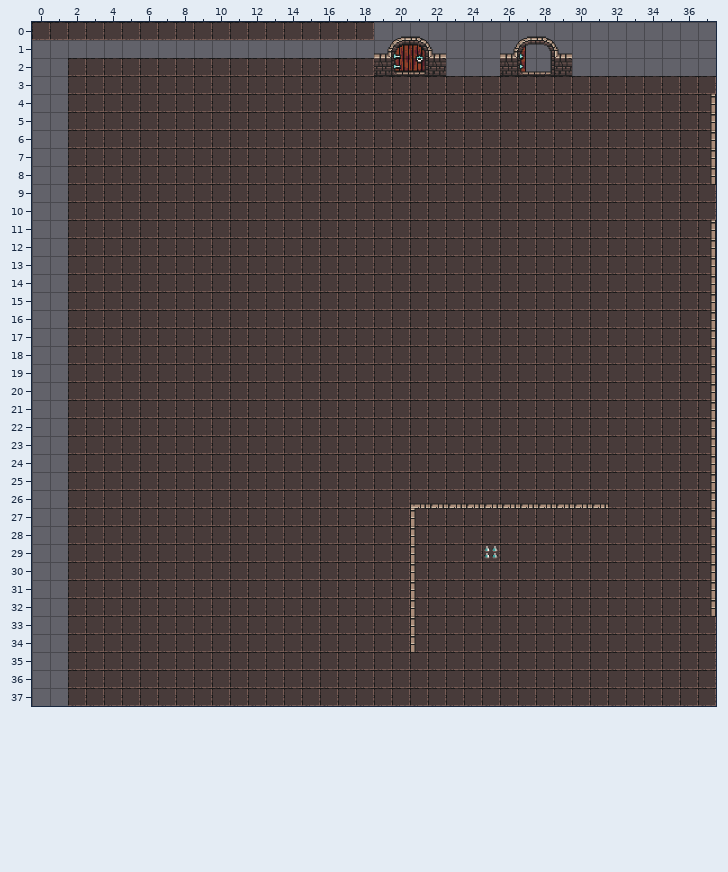
An edit to a level. Tiled map, src/main/resources/assets/levels/tmx/testRoom.tmx. The first picture shows the starting point.
Cells are 32x32 px. Shown: x 0..37, y 0..37.
The same view after the edit:
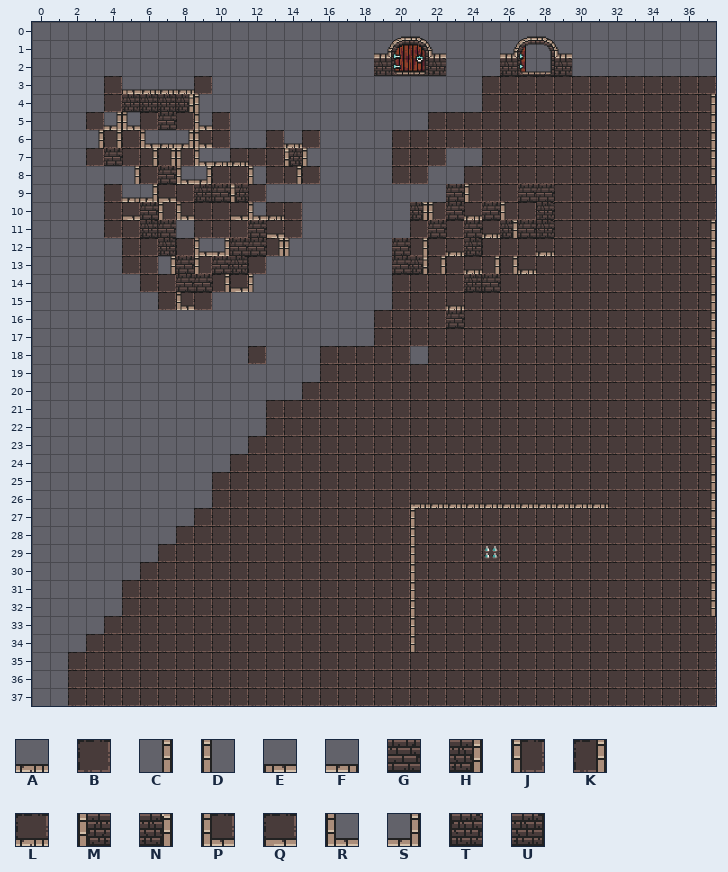
Key: from "0x72_DungeonTilesetII_32x32": A 2, B 129, C 256, D 257; from "template": E 32, F 35, G 43, H 52, J 71, K 95, L 106, M 134, N 139, P 152, Q 153, R 224, S 229, T 254, U 255.
_ is an empty cell.
Tiles replaced or removed in this view: B.
Author's note on the commit: create a room with 4 doors and player can go around the map
Diff:
Changed rows in their new state; . is an unchanged cell.
Layer "Tile Layer 1":
first column x 0:
 0 ___________________..........
 2 .._________________..........
 3 ..__.EAAA._______________....
 4 ..__.UUUHD_______________....
 5 .._.SR.G.R.___________.......
 6 .._CK.RASP.__.A.____.........
 7 .._.G.KKJRAL..MD____...__....
 8 ..___C.GRS..D.K.____..__.....
 9 ..__.FSQ.UGM.__________GJ..GG
10 ..__.QGJP..QRL.______NJGLGJ.T
11 ..__..UG_...GQ.______.G.GLNGT
12 ..___..U.RSGGKD_____GK.LU...L
13 ..___..CGJGU._______GHK.LKKL.
14 ..____..GGKQD_______....UG...
15 .._____.P.__________...L.....
16 .._________________....G.....
17 .._________________..........
18 ..__________.___....._.......
19 ..______________.............
20 .._____________..............
21 ..___________................
22 ..___________................
23 ..__________.................
24 .._________..................
25 ..________...................
26 ..________...................
27 .._______....................
28 ..______.....................
29 .._____......................
30 ..____.......................
31 ..___........................
32 ..___........................
33 ..__.........................
34 .._..........................
